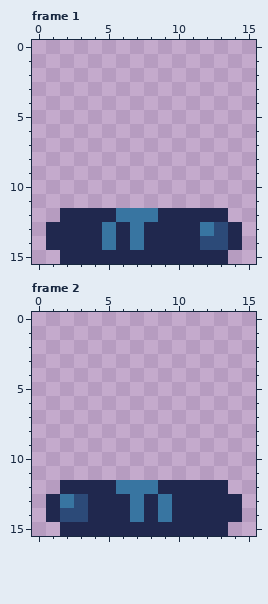
Two states of a pixel-art file, Assets/Sprites/Ground/Wood/Wood.aseprite. The picture above is the old version.
16x16 pixels, 3 frames. Shown: frame 1, frame 2. The commit also changed other frames, which this record leaves out.
After:
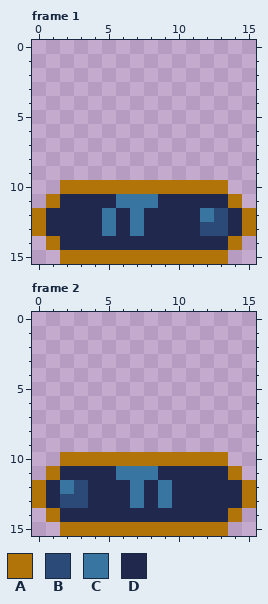
Palette (. is transparent): A #b07409  B #2c4a78  C #3875a1  D #20284e
Edits made:
layer "Highlight" added
--- frame 1, layers "Layer 1", "Highlight"
@@ x 0..15 @@
  9 ................
-10 ................
-11 ................
-12 ..DDDDCCCDDDDD..
-13 .DDDDCDCDDDDCBD.
-14 .DDDDCDCDDDDBBD.
-15 ..DDDDDDDDDDDD..
+10 ..AAAAAAAAAAAA..
+11 .ADDDDCCCDDDDDA.
+12 ADDDDCDCDDDDCBDA
+13 ADDDDCDCDDDDBBDA
+14 .ADDDDDDDDDDDDA.
+15 ..AAAAAAAAAAAA..
--- frame 2, layers "Layer 1", "Highlight"
@@ x 0..15 @@
  9 ................
-10 ................
-11 ................
-12 ..DDDDCCCDDDDD..
-13 .DCBDDDCDCDDDDD.
-14 .DBBDDDCDCDDDDD.
-15 ..DDDDDDDDDDDD..
+10 ..AAAAAAAAAAAA..
+11 .ADDDDCCCDDDDDA.
+12 ADCBDDDCDCDDDDDA
+13 ADBBDDDCDCDDDDDA
+14 .ADDDDDDDDDDDDA.
+15 ..AAAAAAAAAAAA..
